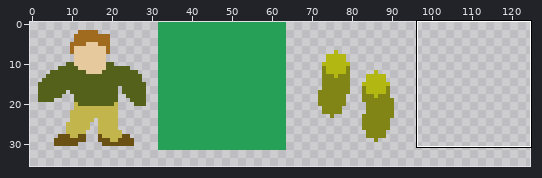
A sprite sheet gets an edit: Ubiq2Tests/Images/textures.png. Above, an overview of the earlier version with the close-up marked.
Close-up. As it was:
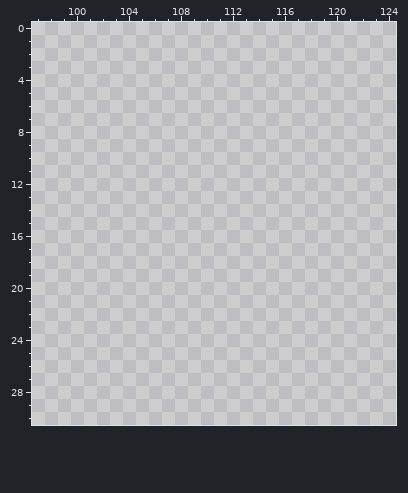
The file is 128x128 pixels. Shown: x 97..124, y 0..30. The wide view leaves out empty margins.
After the commit:
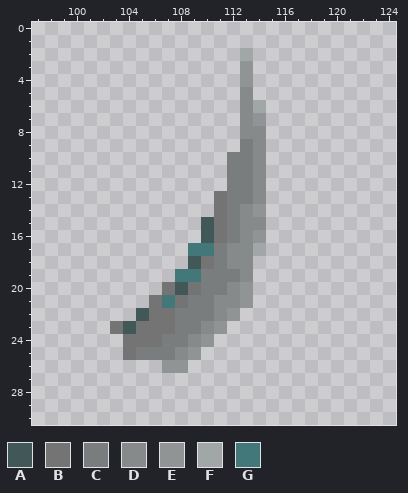
Palette (. is transparent): A #425757  B #747474  C #7a7d7d  D #868a8a  E #909494  F #a1a6a6  G #427879
Author's note on the commit: Uppdaterar grafiken med ett par element.
From old to new:
y 2: x 113 . -> F
y 3..4: x 113 . -> E
y 5: x 113 . -> D
y 6: x 113..114 .. -> DF
y 7: x 113..114 .. -> DE
y 8: x 113..114 .. -> DD
y 9: x 113..114 .. -> CD
y 10..12: x 112..114 ... -> CCD
y 13: x 111..114 .... -> BCCD
y 14: x 111..114 .... -> BCDE
y 15: x 110..114 ..... -> ABCDD
y 16: x 110..114 ..... -> ABCDE
y 17: x 109..114 ...... -> GGCDDF
y 18: x 109..113 ..... -> ABCDD
y 19: x 108..113 ...... -> GGCCCD
y 20: x 107..113 ....... -> BABCCDE
y 21: x 106..113 ........ -> BGBCCDDE
y 22: x 105..112 ........ -> ABBCCCDE
y 23: x 103..111 ......... -> BABBBCCDE
y 24: x 104..110 ....... -> BBBCCDE
y 25: x 104..109 ...... -> BCCCDE
y 26: x 107..108 .. -> EE
Boxes around the changes in both close-ups, in picture pixels (x1, y1, x2, y2):
added: (110, 48, 266, 373)
